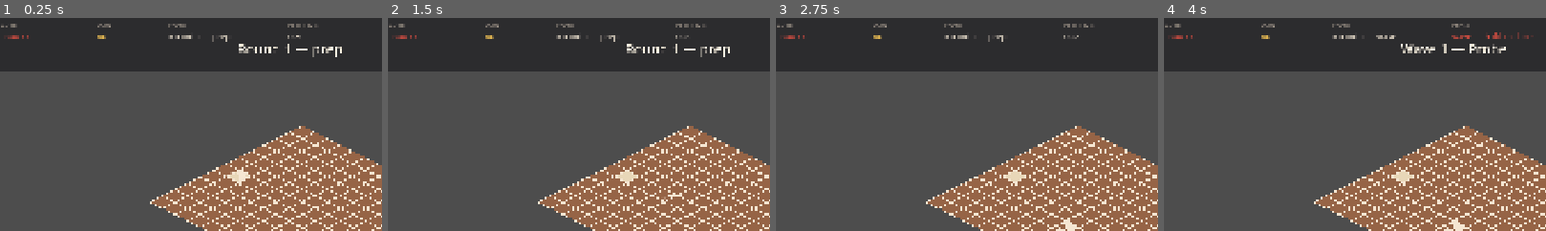
Above: before the commit, frames 1-4 (left to right).
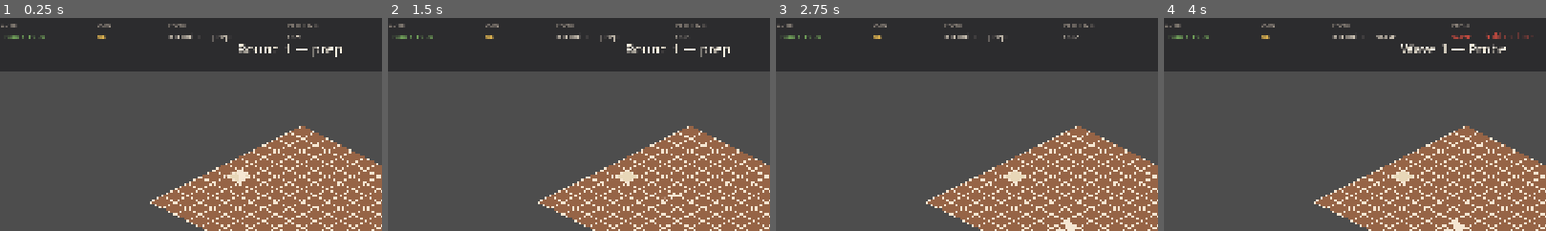
Above: after the commit, the same moments.

Repository: RescuedBuffalo/goose-and-buff
Game: Godot game, scene res://scenes/main.tscn
The game is run twice, just before and just after one commit, with the same random seed, the same clock (stepped at 60 frames per second) and the same inputs.
Inputs (mouse positions are % of the whole screen's width and height, from its top left):
- Up to frame 1 (0.25 s): no input
- Up to frame 2 (1.5 s): tap Enter at 0.5 s; drag from (50, 50) to (60, 27) at 0.52 s; drag from (30, 55) to (45, 70) at 1.27 s
- Up to frame 3 (2.75 s): move the mouse to (60, 27) at 2.02 s; hold R (toggle_retreat) from 2.03 s (still down); click (60, 27) at 2.17 s
- Up to frame 4 (4 s): release R (toggle_retreat) at 2.75 s; drag from (45, 70) to (20, 34) at 2.77 s; tap Space (ready_round) at 3.5, 3.6 s; move the mouse to (80, 65) at 3.52 s; click (80, 65) at 3.67 s
The pictures show only the part of the screen within x 12-62%, y 0-50%; the shares and areas given below are measured in that part.

The runs differ from the first frame. In frame 1, 0.1% of the frame differs, in the area x 2-12%, y 8-10%; in frame 2, 0.1%; in frame 3, 0.1%; in frame 4, 0.1%.

Commit message:
Restore core_hp_max in reset_core so the HUD reads correctly
Codex flagged: main._start_run calls GameState.reset(), which zeros
core_hp_max, and sector.reset_core() only wrote core_hp back into
GameState. The HUD therefore showed "1000 / 0" on every restart and
treated the HP ratio as 0/0 — pegged to the crit color for the whole
run.

Fix: reset_core now also writes GameState.core_hp_max alongside core_hp.

Co-Authored-By: Claude Opus 4.7 (1M context) <noreply@anthropic.com>

Diff:
--- a/godot-tile-prototype/scripts/adapters/sector.gd
+++ b/godot-tile-prototype/scripts/adapters/sector.gd
@@ -152,8 +152,12 @@
 		core_destroyed.emit()
 
 func reset_core() -> void:
+	# Restore both current AND max — main._start_run calls GameState.reset()
+	# which zeros core_hp_max, so just rewriting core_hp here would leave the
+	# HUD reading "1000 / 0" with a 0/0 ratio that pegs the bar to crit color.
 	core_hp = core_hp_max
 	GameState.core_hp = core_hp
+	GameState.core_hp_max = core_hp_max
 	core_hp_changed.emit(core_hp, core_hp_max)
 	queue_redraw()
 
